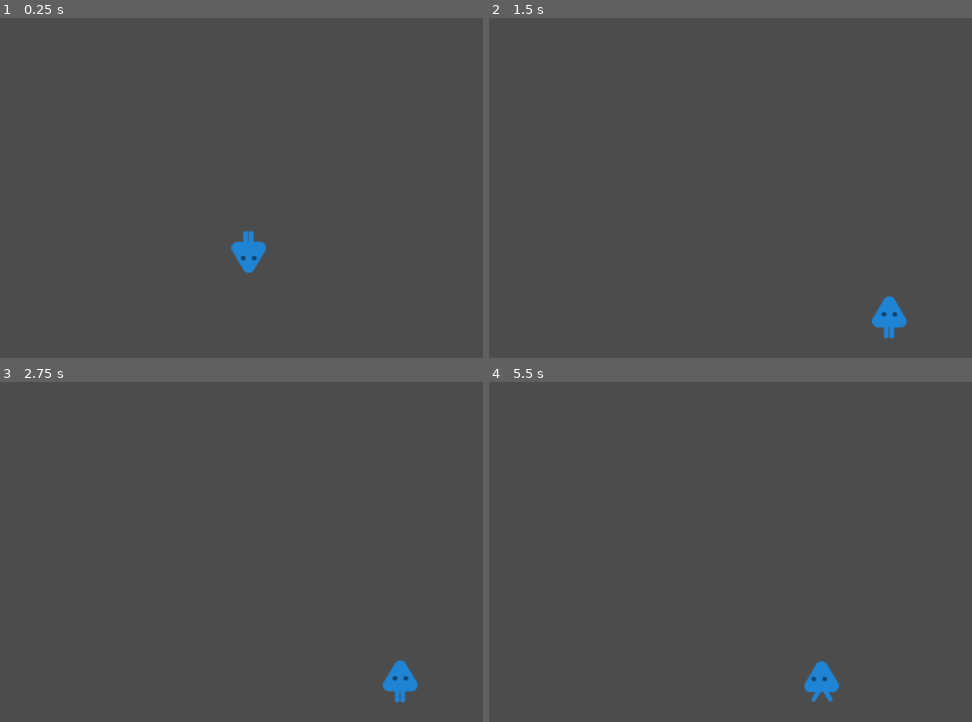
Above: before the commit, frames 1-4 (two rows, left to right).
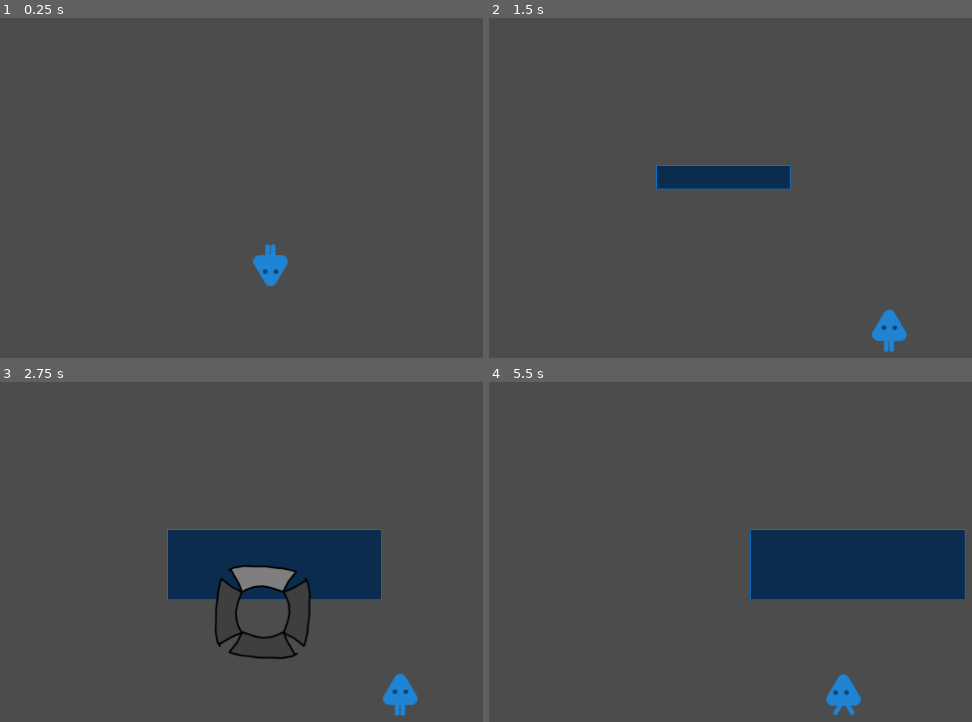
Above: after the commit, the same moments.

Repository: ojas-sanghi/FBLA-puzzle
Game: Godot game, scene res://src/TestScene.tscn
Same seed, same stepped clock (60 frames per second), same inputs: the game is played once before the commit and once after it.
Inputs (mouse positions are in pixels of both pictures, inside the frame that each line leads up to):
- Up to frame 1 (0.25 s): no input
- Up to frame 2 (1.5 s): move the mouse to (outside the picture) at 0.52 s; hold D (move_right) 0.53-1.25 s; click (outside the picture) at 0.67 s; tap Space (jump) at 0.77 s; drag from (730, 150) to (851, 222) at 1.27 s
- Up to frame 3 (2.75 s): click (260, 579) at 2.02 s
- Up to frame 4 (5.5 s): click (783, 613) at 2.77 s; click (749, 643) at 3.52 s; click (720, 613) at 4.27 s; tap Enter at 5 s; move the mouse to (967, 388) at 5.02 s; hold A (move_left) from 5.03 s (still down); click (967, 388) at 5.17 s

The runs differ from the first frame. In frame 1, 1.0% of the frame differs, in the area x 47-60%, y 62-79%; in frame 2, 2.7%; in frame 3, 10%; in frame 4, 10%, in the area x 54-99%, y 43-98%.
Error before the commit: Parse Error: Can't preload resource at path: res://src/GravitySelector.tscn (res://src/DragSelect.gd:69)

Commit message:
Fix project organization, overhaul anti-gravity to work better
Still need to a) make button, interaction with that b) change anti-gravity to work with player

Diff:
--- a/default_env.tres
+++ b/default_env.tres
@@ -3,5 +3,4 @@
 [sub_resource type="ProceduralSky" id=1]
 
 [resource]
-background_mode = 2
 background_sky = SubResource( 1 )
--- a/project.godot
+++ b/project.godot
@@ -14,6 +14,11 @@
 "language": "GDScript",
 "path": "res://src/Actors/Actor.gd"
 }, {
+"base": "RigidBody2D",
+"class": "PhysicsObject",
+"language": "GDScript",
+"path": "res://src/PhysicsObjects/PhysicsObject.gd"
+}, {
 "base": "Actor",
 "class": "Player",
 "language": "GDScript",
@@ -21,6 +26,7 @@
 } ]
 _global_script_class_icons={
 "Actor": "",
+"PhysicsObject": "",
 "Player": ""
 }
 
--- a/src/BaseAntiGravity.gd
+++ b/src/GravitySelect/BaseAntiGravity.gd
@@ -5,16 +5,12 @@
 func _ready() -> void:
 	match direction:
 		"up":
-			gravity_vec = Vector2(0, -1)
 			$Particles2D.rotation_degrees = -180
 		"down":
-			gravity_vec = Vector2(0, 1)
 			$Particles2D.rotation_degrees = 0
 		"left":
-			gravity_vec = Vector2(-1, 0)
 			$Particles2D.rotation_degrees = -270
 		"right":
-			gravity_vec = Vector2(1, 0)
 			$Particles2D.rotation_degrees = -90
 
 # pass direction to change gravity
--- a/src/BaseAntiGravity.tscn
+++ b/src/GravitySelect/BaseAntiGravity.tscn
@@ -1,6 +1,6 @@
 [gd_scene load_steps=4 format=2]
 
-[ext_resource path="res://src/BaseAntiGravity.gd" type="Script" id=1]
+[ext_resource path="res://src/GravitySelect/BaseAntiGravity.gd" type="Script" id=1]
 
 [sub_resource type="RectangleShape2D" id=1]
 resource_local_to_scene = true
--- a/src/DragSelect.gd
+++ b/src/GravitySelect/DragSelect.gd
@@ -8,12 +8,13 @@
 var drag_start: Vector2  # Location where drag began.
 var drag_end: Vector2 # Location where drag ended
 
-var base_anti_gravity = preload("res://src/BaseAntiGravity.tscn")
+var base_anti_gravity = preload("res://src/GravitySelect/BaseAntiGravity.tscn")
 
 func _ready() -> void:
 	Signals.connect("gravity_selected", self, "make_area")
 
 func _unhandled_input(event):
+	# code to draw selector rectangle
 	if event is InputEventMouseButton and event.button_index == BUTTON_LEFT:
 		if event.pressed:
 			drag_start = event.position
@@ -66,7 +67,7 @@
 
 
 func show_selector_button():
-	selector_button = preload("res://src/GravitySelector.tscn").instance()
+	selector_button = preload("res://src/GravitySelect/GravitySelector.tscn").instance()
 
 	selector_button.rect_global_position = (drag_end + drag_start) / 2
 	add_child(selector_button)
--- a/src/GravitySelector.tscn
+++ /dev/null
@@ -1,82 +0,0 @@
-[gd_scene load_steps=5 format=2]
-
-[ext_resource path="res://src/GravitySelector.gd" type="Script" id=1]
-[ext_resource path="res://assets/grav selector button.png" type="Texture" id=2]
-[ext_resource path="res://assets/grav selector button hover.png" type="Texture" id=3]
-[ext_resource path="res://assets/grav selector button pressed.png" type="Texture" id=4]
-
-[node name="GravitySelector" type="Control"]
-anchor_right = 0.108
-anchor_bottom = 0.138
-margin_right = 0.407997
-margin_bottom = 0.199997
-script = ExtResource( 1 )
-__meta__ = {
-"_edit_use_anchors_": false
-}
-
-[node name="Up" type="TextureButton" parent="."]
-anchor_bottom = 0.052
-margin_left = 46.0
-margin_top = -0.25
-margin_right = 846.0
-margin_bottom = 595.434
-rect_scale = Vector2( 0.137804, 0.137804 )
-texture_normal = ExtResource( 2 )
-texture_pressed = ExtResource( 4 )
-texture_hover = ExtResource( 3 )
-__meta__ = {
-"_edit_use_anchors_": false
-}
-
-[node name="Right" type="TextureButton" parent="."]
-anchor_right = 0.108
-anchor_bottom = 0.138
-margin_left = 176.5
-margin_top = 23.5
-margin_right = 964.512
-margin_bottom = 612.046
-rect_rotation = 89.9999
-rect_scale = Vector2( 0.137804, 0.137804 )
-texture_normal = ExtResource( 2 )
-texture_pressed = ExtResource( 4 )
-texture_hover = ExtResource( 3 )
-__meta__ = {
-"_edit_use_anchors_": false
-}
-
-[node name="Down" type="TextureButton" parent="."]
-anchor_right = 0.108
-anchor_bottom = 0.138
-margin_left = 153.5
-margin_top = 156.5
-margin_right = 941.512
-margin_bottom = 745.046
-rect_rotation = 180.0
-rect_scale = Vector2( 0.137804, 0.137804 )
-texture_normal = ExtResource( 2 )
-texture_pressed = ExtResource( 4 )
-texture_hover = ExtResource( 3 )
-__meta__ = {
-"_edit_use_anchors_": false
-}
-
-[node name="Left" type="TextureButton" parent="."]
-anchor_right = 0.108
-anchor_bottom = 0.138
-margin_left = 22.0
-margin_top = 132.0
-margin_right = 810.012
-margin_bottom = 720.546
-rect_rotation = -89.9999
-rect_scale = Vector2( 0.137804, 0.137804 )
-texture_normal = ExtResource( 2 )
-texture_pressed = ExtResource( 4 )
-texture_hover = ExtResource( 3 )
-__meta__ = {
-"_edit_use_anchors_": false
-}
-[connection signal="pressed" from="Up" to="." method="_on_Up_pressed"]
-[connection signal="pressed" from="Right" to="." method="_on_Right_pressed"]
-[connection signal="pressed" from="Down" to="." method="_on_Down_pressed"]
-[connection signal="pressed" from="Left" to="." method="_on_Left_pressed"]
--- a/src/LightEmitter.tscn
+++ b/src/Interactables/LightEmitter.tscn
@@ -1,8 +1,7 @@
 [gd_scene load_steps=4 format=2]
 
-[ext_resource path="res://src/LightEmitter.gd" type="Script" id=2]
-[ext_resource path="res://src/StaticBody2D.gd" type="Script" id=3]
-
+[ext_resource path="res://src/Interactables/LightEmitter.gd" type="Script" id=2]
+[ext_resource path="res://src/Interactables/ReflectingTriangle.gd" type="Script" id=3]
 
 [sub_resource type="RectangleShape2D" id=1]
 extents = Vector2( 67.9813, 48.8174 )
--- /dev/null
+++ b/src/PhysicsObjects/Ball.tscn
@@ -0,0 +1,16 @@
+[gd_scene load_steps=4 format=2]
+
+[ext_resource path="res://src/PhysicsObjects/PhysicsObject.gd" type="Script" id=1]
+
+[sub_resource type="PhysicsMaterial" id=1]
+
+[sub_resource type="CircleShape2D" id=2]
+radius = 40.0
+
+[node name="Ball" type="RigidBody2D"]
+physics_material_override = SubResource( 1 )
+can_sleep = false
+script = ExtResource( 1 )
+
+[node name="CollisionShape2D" type="CollisionShape2D" parent="."]
+shape = SubResource( 2 )
--- /dev/null
+++ b/src/PhysicsObjects/Box.tscn
@@ -0,0 +1,13 @@
+[gd_scene load_steps=3 format=2]
+
+[ext_resource path="res://src/PhysicsObjects/PhysicsObject.gd" type="Script" id=1]
+
+[sub_resource type="RectangleShape2D" id=1]
+extents = Vector2( 40, 40 )
+
+[node name="Box" type="RigidBody2D"]
+can_sleep = false
+script = ExtResource( 1 )
+
+[node name="CollisionShape2D" type="CollisionShape2D" parent="."]
+shape = SubResource( 1 )
--- /dev/null
+++ b/src/PhysicsObjects/PhysicsObject.gd
@@ -0,0 +1,34 @@
+class_name PhysicsObject
+extends RigidBody2D
+
+func _ready() -> void:
+	Signals.connect("entered_antigravity", self, "_on_entered_antigravity")
+	Signals.connect("exited_antigravity", self, "_on_exited_antigravity")
+	can_sleep = false
+
+func _on_entered_antigravity(direction: String, body: Node):
+	if self != body:
+		return
+	match direction:
+		"up":
+			linear_velocity.y = 0
+			gravity_scale = -1
+		"down":
+			linear_velocity.y = 0
+			gravity_scale = 1
+		"left":
+			linear_velocity.y = 0
+			applied_force = Vector2(-150, 0)
+#			linear_velocity = Vector2(-150, 0)
+			gravity_scale = 0
+		"right":
+			linear_velocity.y = 0
+			applied_force = Vector2(150, 0)
+#			linear_velocity = Vector2(150, 0)
+			gravity_scale = 0
+
+func _on_exited_antigravity(body: Node):
+	if self != body:
+		return
+	applied_force = Vector2(0, 0)
+	gravity_scale = 1
--- a/src/TestScene.tscn
+++ b/src/TestScene.tscn
@@ -1,17 +1,15 @@
 [gd_scene load_steps=6 format=2]
 
-[ext_resource path="res://src/DragSelect.gd" type="Script" id=1]
-[ext_resource path="res://src/ingore.gd" type="Script" id=2]
+[ext_resource path="res://src/GravitySelect/DragSelect.gd" type="Script" id=1]
+[ext_resource path="res://src/PhysicsObjects/Ball.tscn" type="PackedScene" id=2]
 [ext_resource path="res://src/Actors/Player.tscn" type="PackedScene" id=3]
+[ext_resource path="res://src/PhysicsObjects/Box.tscn" type="PackedScene" id=4]
 
 [sub_resource type="RectangleShape2D" id=1]
 extents = Vector2( 511.066, 18.0576 )
 
-[sub_resource type="CircleShape2D" id=2]
-radius = 39.1313
-
 [node name="TestScene" type="Node2D"]
-position = Vector2( 0, 1.78177 )
+position = Vector2( 28, 19.0488 )
 script = ExtResource( 1 )
 
 [node name="staticbodies" type="Node2D" parent="."]
@@ -44,17 +42,11 @@
 rotation = -1.5708
 shape = SubResource( 1 )
 
-[node name="RigidBody2D" type="RigidBody2D" parent="."]
-position = Vector2( 159.77, -16.8179 )
-linear_velocity = Vector2( 10, 0 )
-
-[node name="CollisionShape2D" type="CollisionShape2D" parent="RigidBody2D"]
-position = Vector2( 336.546, 190.259 )
-shape = SubResource( 2 )
-
-[node name="ingore" type="Node2D" parent="."]
-pause_mode = 2
-script = ExtResource( 2 )
-
 [node name="Player" parent="." instance=ExtResource( 3 )]
 position = Vector2( 317.5, 405.695 )
+
+[node name="Box" parent="." instance=ExtResource( 4 )]
+position = Vector2( 151.63, 362.52 )
+
+[node name="Ball" parent="." instance=ExtResource( 2 )]
+position = Vector2( 862.76, 362.52 )
Renamed: src/PlayerBackup.gd -> src/Actors/PlayerBackup.gd
Renamed: src/LightEmitter.gd -> src/Interactables/LightEmitter.gd
Renamed: src/StaticBody2D.gd -> src/Interactables/ReflectingTriangle.gd
